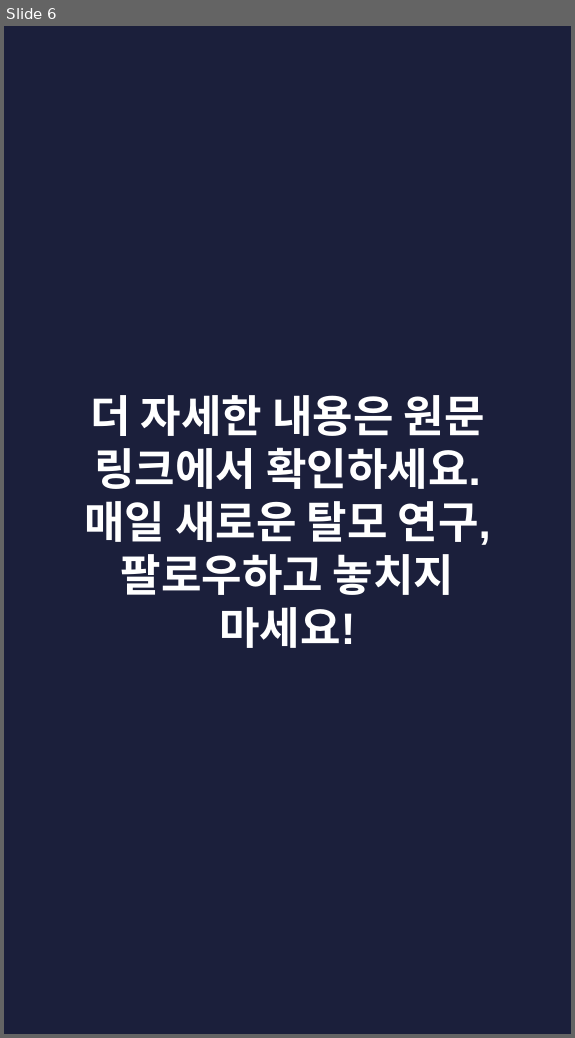
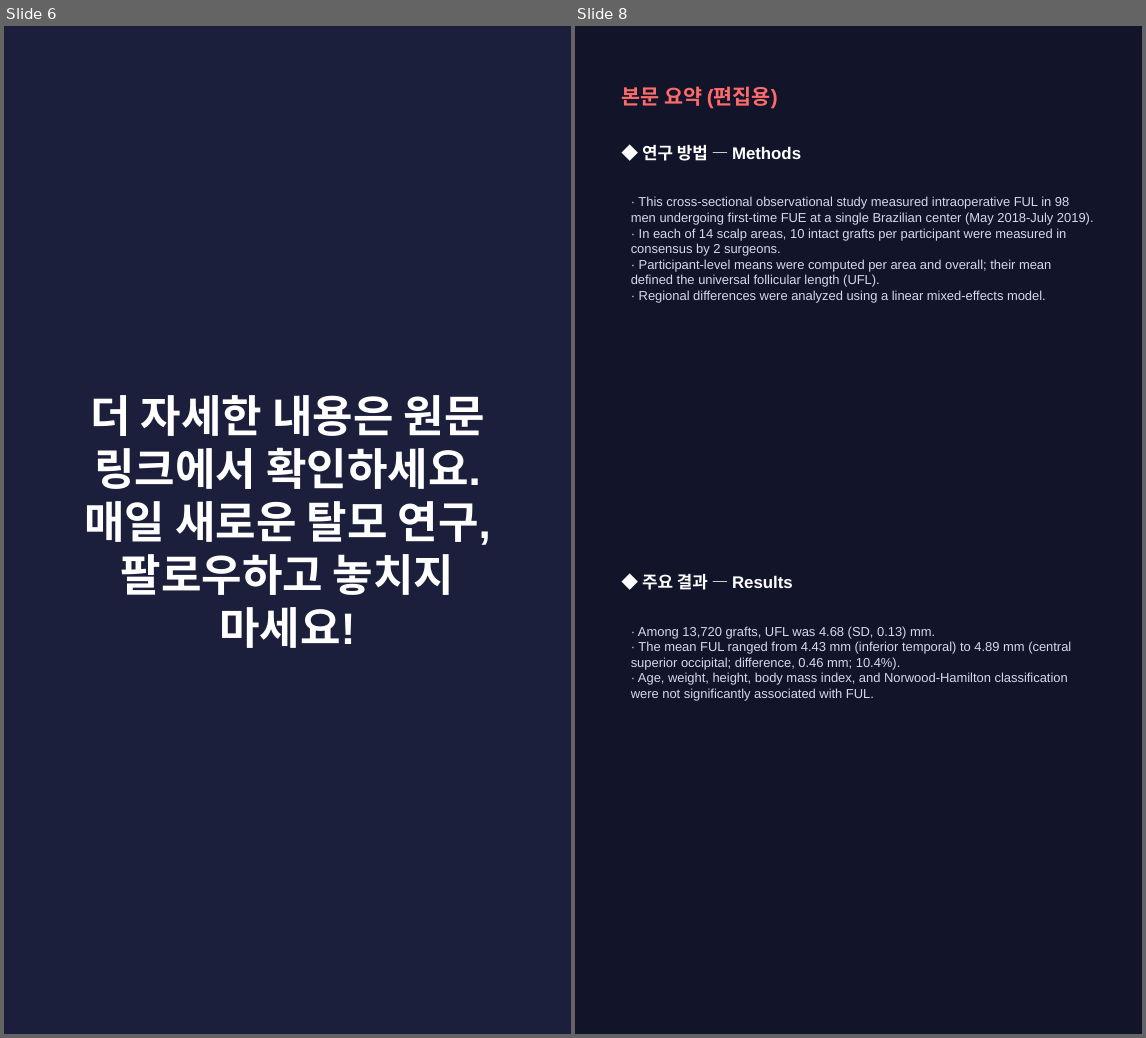
Before and after one commit to hyokang2010-BJ-ANTH/product-builder-test, a slide deck: pwa/data/latest/slides.pptx. Shown side by side, each under a label of ours: slide 6 before the commit, slides 6 and 8 after it; the slides between them are not shown. The pictures are 575x1038 and 1146x1038 pixels, drawn with LibreOffice and Linux fonts; fonts in the diff are those of the drawing. Boxes give left, top, right and bottom in pixels: in the first picture for what was removed or moved away, otherwise in the second. Text is boxed around its words. In the diff, an @@ line names an element or a change of style, - is before the commit and + after.

```diff
--- a/pwa/data/latest/slides.pptx
+++ b/pwa/data/latest/slides.pptx
@@ slide 8 added at (575,26,1142,1034), background #12142A @@
@@ text added at (621,86,778,109), 16 pt, text #FF6B6B, bold @@
+본문 요약 (편집용)
@@ text added at (642,145,801,161), 13 pt, text #FFFFFF, bold @@
+◆ 연구 방법 — Methods
@@ text added at (631,196,1094,303), 10 pt, text #D5D8EA @@
+· This cross-sectional observational study measured intraoperative FUL in 98 men undergoing first-time FUE at a single Brazilian center (May 2018-July 2019).
+· In each of 14 scalp areas, 10 intact grafts per participant were measured in consensus by 2 surgeons.
+· Participant-level means were computed per area and overall; their mean defined the universal follicular length (UFL).
+· Regional differences were analyzed using a linear mixed-effects model.
@@ text added at (642,574,793,590), 13 pt, text #FFFFFF, bold @@
+◆ 주요 결과 — Results
@@ text added at (631,626,1071,701), 10 pt, text #D5D8EA @@
+· Among 13,720 grafts, UFL was 4.68 (SD, 0.13) mm.
+· The mean FUL ranged from 4.43 mm (inferior temporal) to 4.89 mm (central superior occipital; difference, 0.46 mm; 10.4%).
+· Age, weight, height, body mass index, and Norwood-Hamilton classification were not significantly associated with FUL.
```
Also in this commit, not shown: 2 slides changed, 5 other slides added, 5 slides removed, 26 other files.
